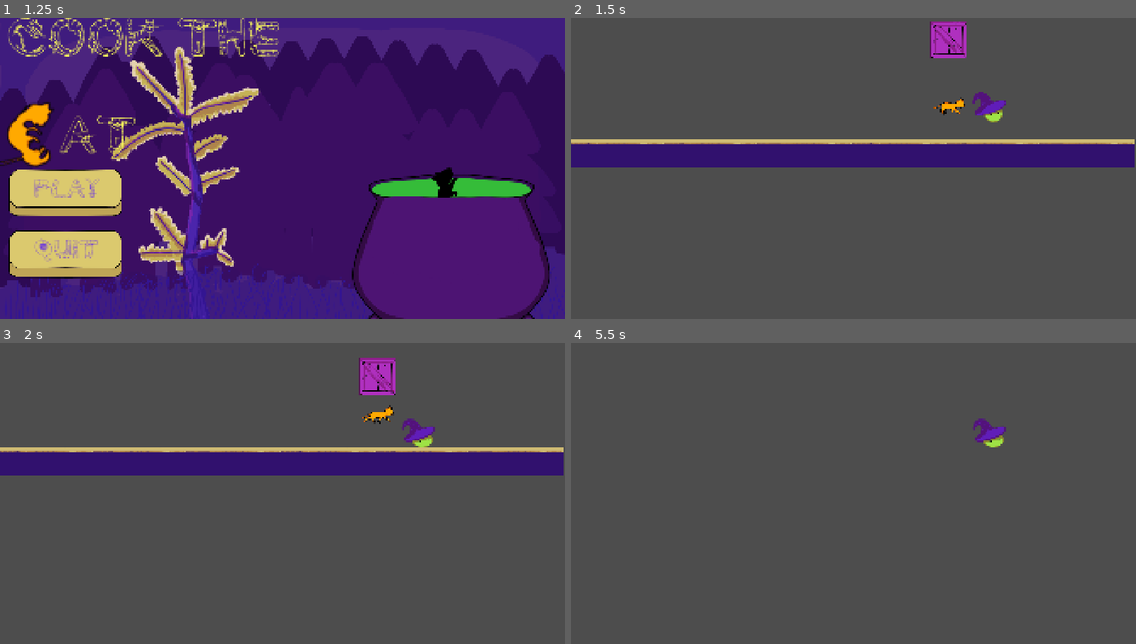
Above: before the commit, frames 1-4 (two rows, left to right).
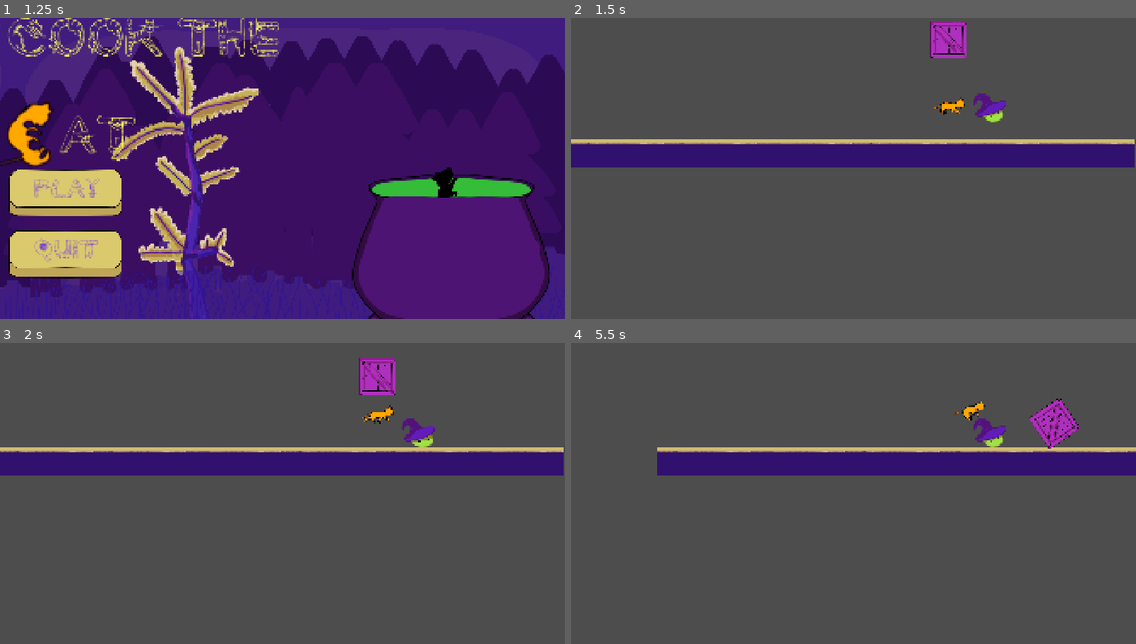
Above: after the commit, the same moments.

Repository: EternaHQ/Enchanted-Mini-Jam
Game: Godot game, scene res://Scenes/Main.tscn
Two runs of this game, one before a commit and one after it. Both use one fixed random seed, a clock stepped at 60 frames per second and the inputs below.
Inputs (mouse positions are in pixels of both pictures, inside the frame that each line leads up to):
- Up to frame 1 (1.25 s): move the mouse to (254, 228) at 0.52 s; press the mouse at (254, 228) at 0.53 s; hold Right (Right) from 0.53 s (still down); tap Space (Up) at 0.77 s
- Up to frame 2 (1.5 s): release Right (Right) at 1.25 s; release the mouse at (825, 228) at 1.25 s; click (638, 189) at 1.25 s
- Up to frame 3 (2 s): no input
- Up to frame 4 (5.5 s): move the mouse to (1023, 538) at 2.02 s; hold Right (Right) 2.03-2.78 s; click (1023, 538) at 2.1 s; tap Space (Up) at 2.27, 3.77, 4.52, 5.27 s; move the mouse to (684, 448) at 2.77 s; press the mouse at (684, 448) at 2.78 s; hold A (Left) 2.78-5.03 s; move the mouse to (881, 493) at 3.52 s; release the mouse at (881, 493) at 3.53 s; click (881, 493) at 3.6 s; move the mouse to (768, 418) at 4.27 s; press the mouse at (768, 418) at 4.28 s; move the mouse to (977, 478) at 5.02 s; release the mouse at (977, 478) at 5.03 s; hold Right (Right) from 5.03 s (still down); click (977, 478) at 5.1 s

Frame 1 is identical in both runs. In frame 2, 0.1% of the frame differs, in the area x 71-77%, y 24-35%; in frame 3, less than 0.1%; in frame 4, 9.0%, in the area x 15-100%, y 18-45%.

Commit message:
throwing cat bug fix hopefully working

Diff:
--- a/enchanted-game-jam/Scenes/Main.tscn
+++ b/enchanted-game-jam/Scenes/Main.tscn
@@ -262,7 +262,7 @@
 position = Vector2(960.25, 511.75)
 sprite_frames = SubResource("SpriteFrames_idj7w")
 autoplay = "default"
-frame_progress = 0.9037905
+frame_progress = 0.7091345
 
 [node name="Label" type="Label" parent="." unique_id=646088144]
 unique_name_in_owner = true
--- a/enchanted-game-jam/Scenes/Player.tscn
+++ b/enchanted-game-jam/Scenes/Player.tscn
@@ -68,7 +68,7 @@
 position = Vector2(0, -76)
 sprite_frames = SubResource("SpriteFrames_dy8oy")
 autoplay = "default"
-frame_progress = 0.113274544
+frame_progress = 0.43468136
 
 [node name="CollisionShape2D" type="CollisionShape2D" parent="." unique_id=1400491238]
 shape = SubResource("CircleShape2D_bhhdu")
--- a/enchanted-game-jam/Scripts/player.gd
+++ b/enchanted-game-jam/Scripts/player.gd
@@ -19,6 +19,7 @@
 
 func _ready() -> void:
 	add_to_group("player")
+	platform_on_leave = CharacterBody2D.PLATFORM_ON_LEAVE_DO_NOTHING
 
 func _physics_process(delta: float) -> void:
 	# 1. Schwerkraft zuerst anwenden (wenn nicht auf dem Boden)
